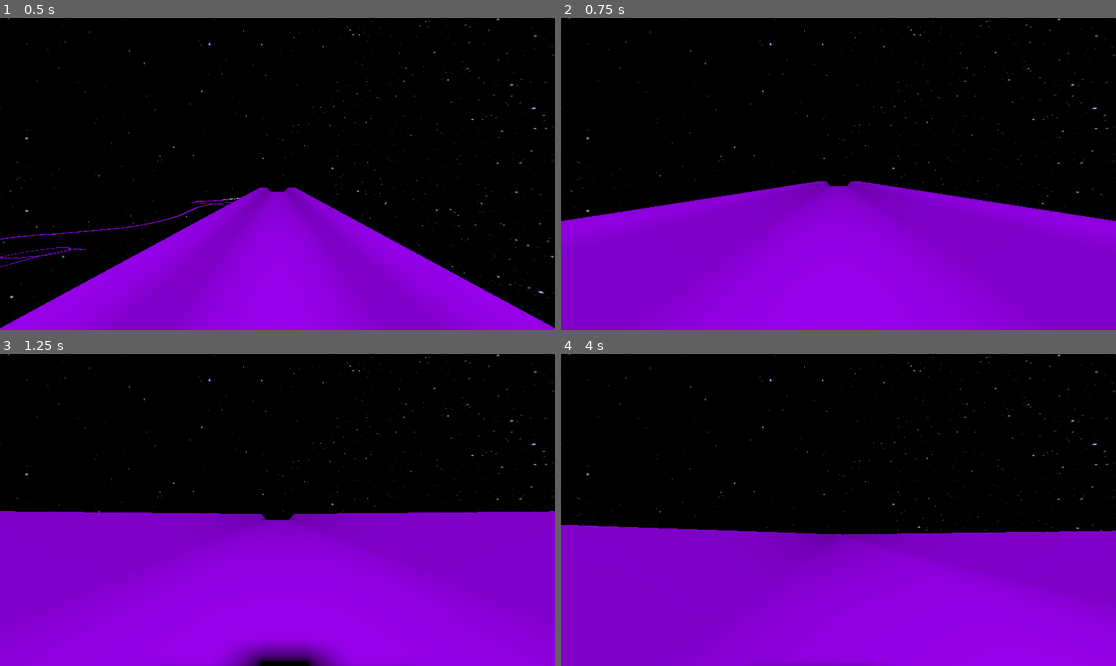
Above: before the commit, frames 1-4 (two rows, left to right).
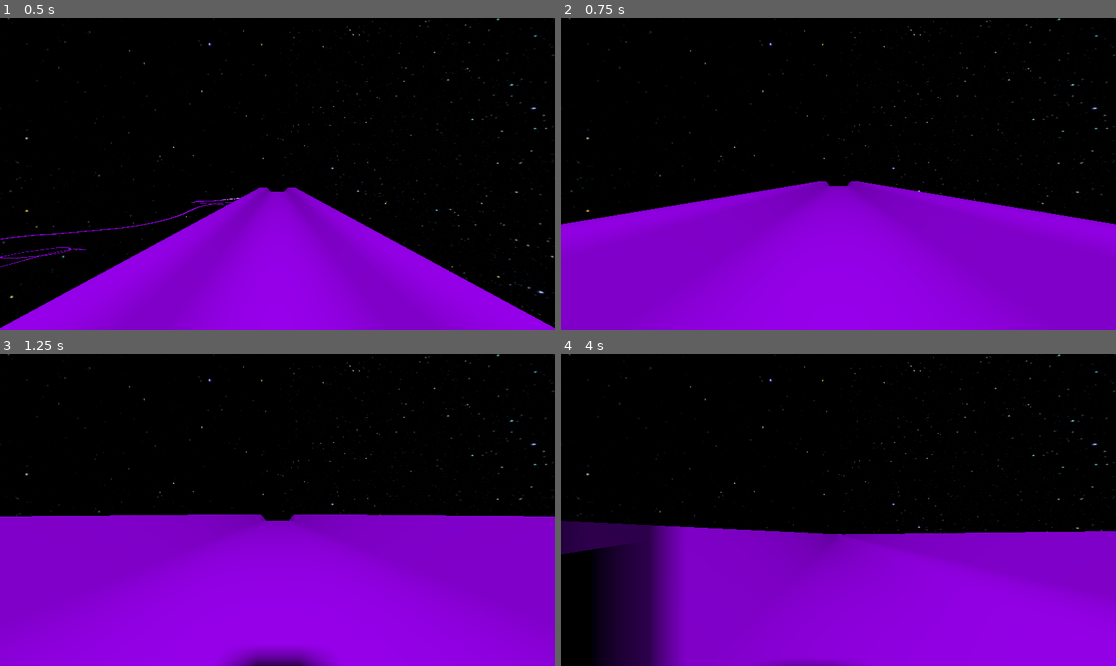
Above: after the commit, the same moments.

Repository: ArijaK/luge_vr
Game: Godot game, scene res://main.tscn
Same seed, same stepped clock (60 frames per second), same inputs: the game is played once before the commit and once after it.
Inputs:
- Up to frame 1 (0.5 s): no input
- Up to frame 2 (0.75 s): no input
- Up to frame 3 (1.25 s): no input
- Up to frame 4 (4 s): no input

Frame 1 is identical in both runs. In frame 2, 0.5% of the frame differs, in the area x 0-100%, y 52-67%; in frame 3, 1.9%; in frame 4, 9.7%, in the area x 0-100%, y 53-100%.

Commit message:
Update friction and mass values to be more realistic (not final version)

Diff:
--- a/vr/player.tscn
+++ b/vr/player.tscn
@@ -3,7 +3,6 @@
 [ext_resource type="Script" uid="uid://w4mduqs027ip" path="res://player.gd" id="1_4flbx"]
 
 [sub_resource type="PhysicsMaterial" id="PhysicsMaterial_4flbx"]
-friction = 0.5
 
 [sub_resource type="SphereMesh" id="SphereMesh_sh265"]
 
@@ -13,7 +12,9 @@
 [sub_resource type="SphereShape3D" id="SphereShape3D_4flbx"]
 
 [node name="Player" type="RigidBody3D"]
+mass = 90.0
 physics_material_override = SubResource("PhysicsMaterial_4flbx")
+linear_velocity = Vector3(0, 0, -55)
 script = ExtResource("1_4flbx")
 
 [node name="Node3D" type="Node3D" parent="."]
--- a/vr/track.tscn
+++ b/vr/track.tscn
@@ -3,7 +3,8 @@
 [ext_resource type="Script" uid="uid://bw0p34kol6enc" path="res://track.gd" id="1_mll3j"]
 
 [sub_resource type="PhysicsMaterial" id="PhysicsMaterial_mll3j"]
-friction = 0.05
+friction = 0.01
+rough = true
 
 [node name="Track" type="StaticBody3D"]
 physics_material_override = SubResource("PhysicsMaterial_mll3j")
